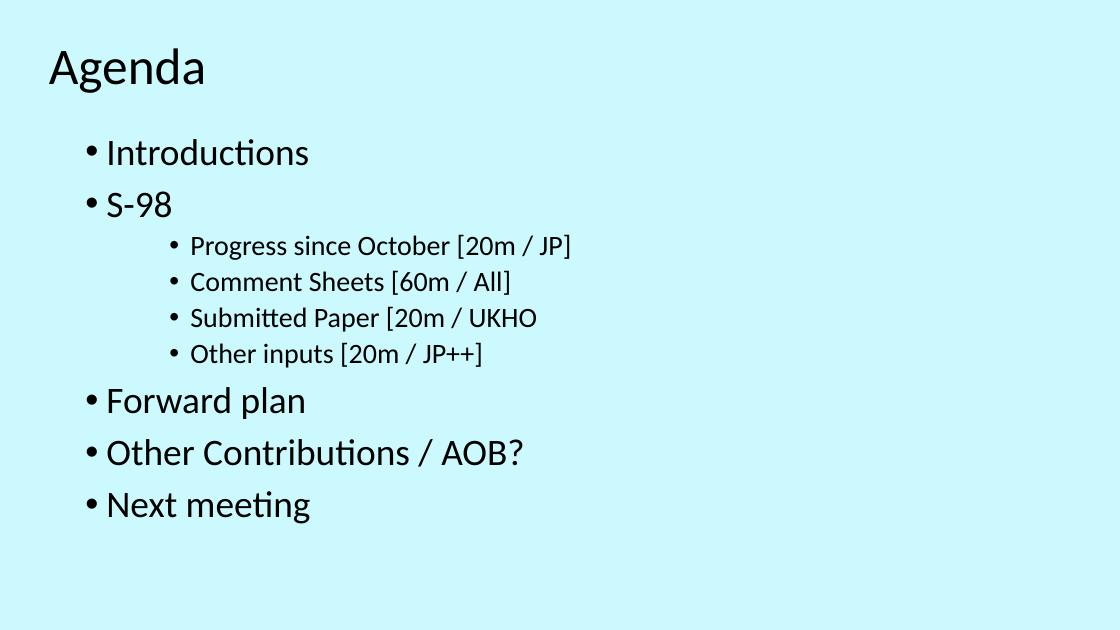
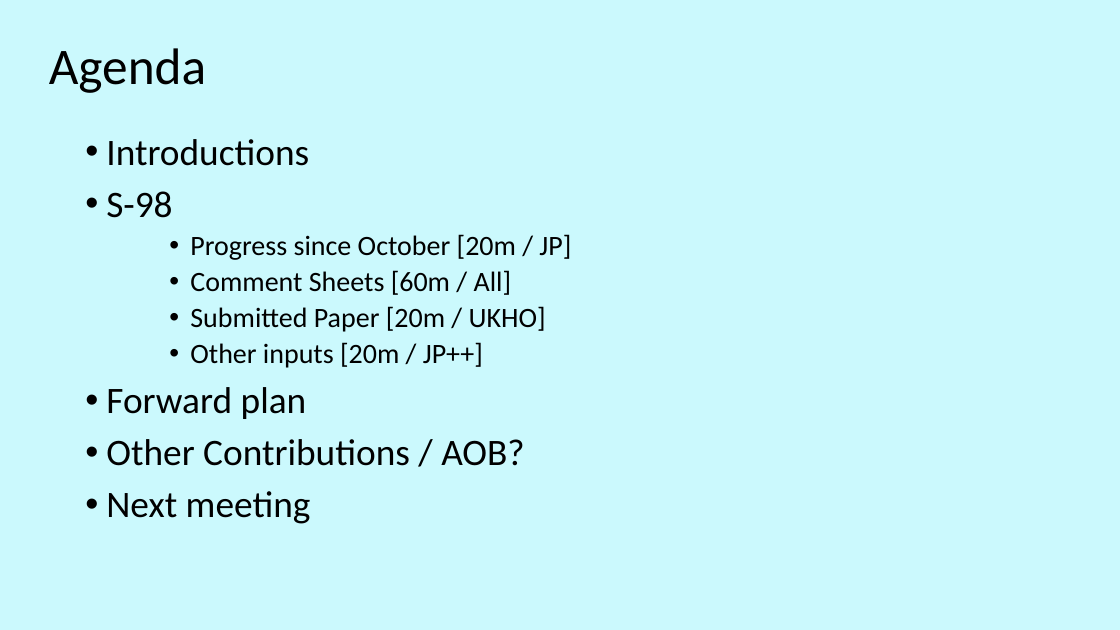
Before and after one commit to iho-ohi/98-interoperability, a slide deck: slide 2 of documents/2.4.0/S-98 VTC Nov.pptx. Drawn at 1120x630 pixels with LibreOffice and Linux fonts; fonts in the diff are those of the drawing; background and template pictures are left out. Boxes give left, top, right and bottom in pixels: in the first picture for what was removed or moved away, otherwise in the second. Text is boxed around its words. In the diff, an @@ line names an element or a change of style, - is before the commit and + after.

```diff
--- a/documents/2.4.0/S-98 VTC Nov.pptx
+++ b/documents/2.4.0/S-98 VTC Nov.pptx
@@ text at bbox=[190, 306, 546, 332]: text changed @@
-    • Submitted Paper [20m / UKHO
+    • Submitted Paper [20m / UKHO]
```
Also in this commit, not shown: 3 other slides changed, 1 slide added, 2 slides removed, 11 other files.
